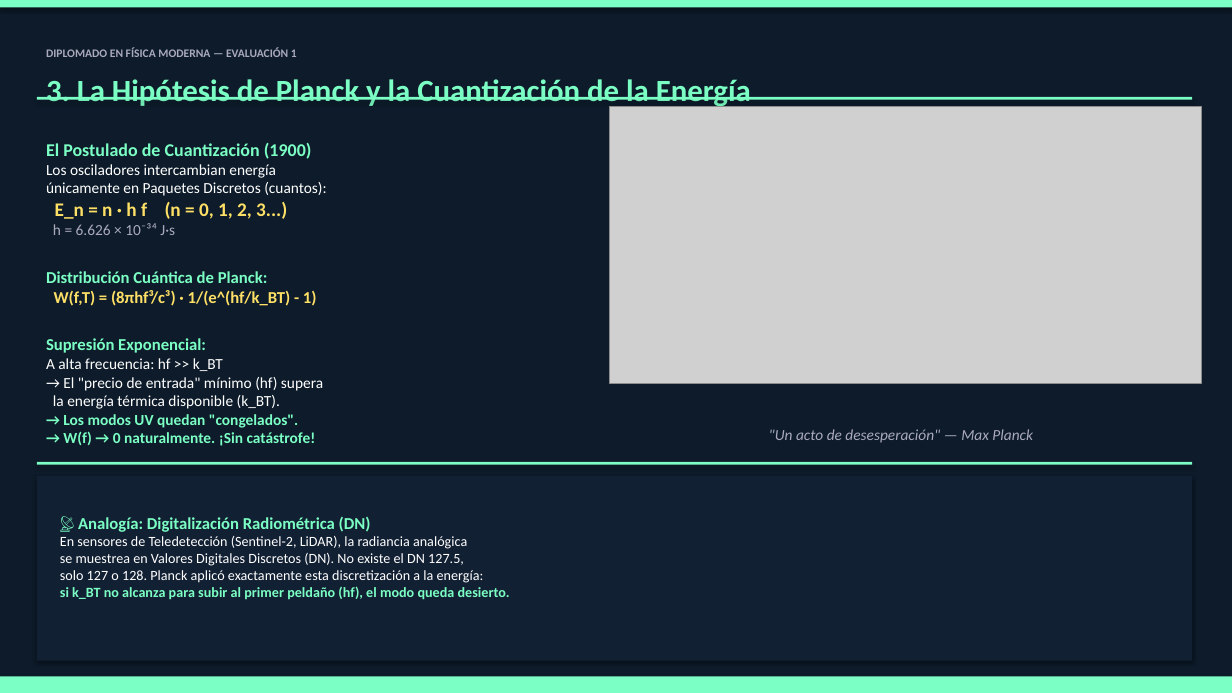
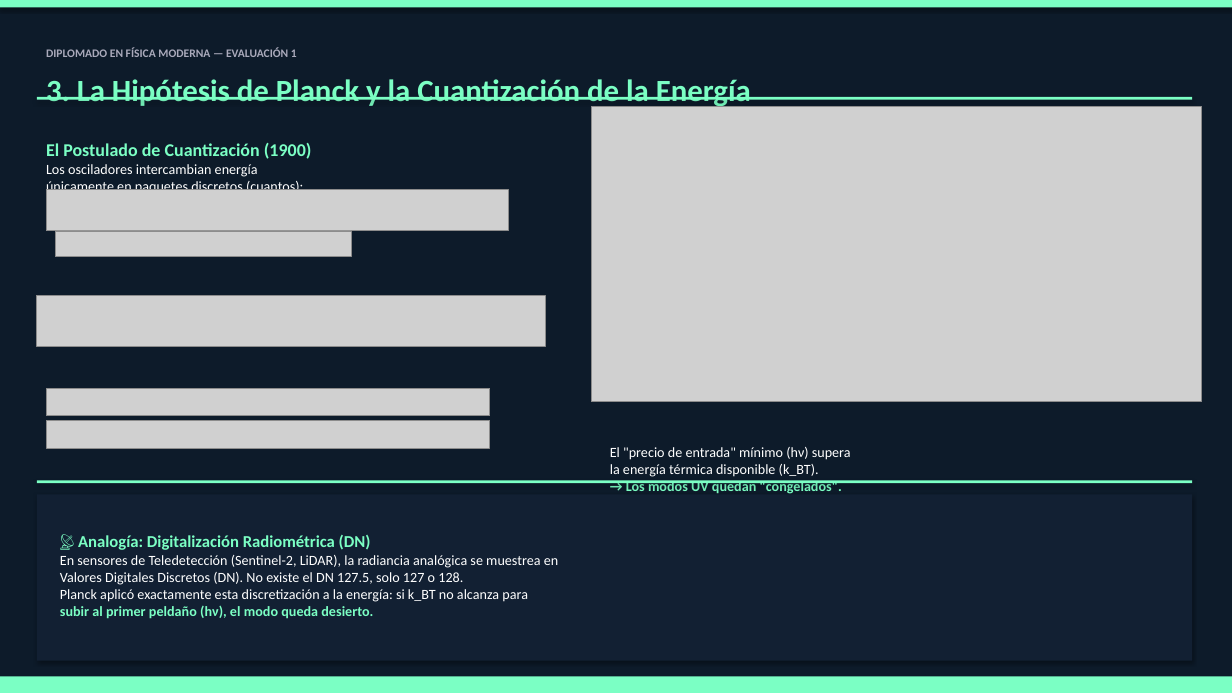
Before and after one commit to georaiser/DiplomadoFisicaModerna, a slide deck: slide 4 of 02_TeoriaCuanticaTemprana/Evaluacion/Evaluacion_1_Presentacion.pptx. Drawn at 1232x693 pixels with LibreOffice and Linux fonts; fonts in the diff are those of the drawing; grey boxes stand for pictures. Boxes give left, top, right and bottom in pixels: in the first picture for what was removed or moved away, otherwise in the second. Text is boxed around its words. In the diff, an @@ line names an element or a change of style, - is before the commit and + after.

```diff
--- a/02_TeoriaCuanticaTemprana/Evaluacion/Evaluacion_1_Presentacion.pptx
+++ b/02_TeoriaCuanticaTemprana/Evaluacion/Evaluacion_1_Presentacion.pptx
@@ picture: place and size @@
-picture at bbox=[610, 106, 1202, 384]
+picture at bbox=[592, 106, 1202, 402]
@@ text at bbox=[46, 179, 303, 195]: text changed; size 12 to 11 pt; bold off @@
-únicamente en Paquetes Discretos (cuantos):
-E_n = n · h f (n = 0, 1, 2, 3...)
-h = 6.626 × 10⁻³⁴ J·s
-Distribución Cuántica de Planck:
-W(f,T) = (8πhf³/c³) · 1/(e^(hf/k_BT) - 1)
-Supresión Exponencial:
-A alta frecuencia: hf >> k_BT
-→ El "precio de entrada" mínimo (hf) supera
-la energía térmica disponible (k_BT).
-→ Los modos UV quedan "congelados".
-→ W(f) → 0 naturalmente. ¡Sin catástrofe!
+únicamente en paquetes discretos (cuantos):
@@ text at bbox=[46, 164, 258, 177]: size 12 to 11 pt in "Los osciladores intercambian energía" @@
@@ picture added at bbox=[46, 189, 508, 231] @@
@@ picture added at bbox=[55, 231, 351, 257] @@
@@ picture added at bbox=[37, 296, 545, 347] @@
@@ picture added at bbox=[46, 388, 490, 416] @@
@@ text added at bbox=[46, 395, 114, 413], 13 pt, text #7BFFC4, bold @@
+Supresión Exponencial:
@@ text "El "precio de entrada" mínimo ...": place and size @@
-text "El "precio de entrada" mínimo ..." at bbox=[769, 429, 1033, 443]
+text "El "precio de entrada" mínimo ..." at bbox=[610, 447, 851, 495]
@@ text "El "precio de entrada" mínimo ..." at bbox=[610, 447, 851, 495]: size 12 to 10 pt in ""Un acto de desesperación" — Max Planck"; alignment centre to left @@
@@ picture added at bbox=[46, 421, 490, 448] @@
@@ text at bbox=[610, 447, 851, 495]: paragraphs added @@
+El "precio de entrada" mínimo (hν) supera
+la energía térmica disponible (k_BT).
+→ Los modos UV quedan "congelados".
@@ rectangle: place and size @@
-rectangle at bbox=[37, 476, 1192, 661]
+rectangle at bbox=[37, 494, 1192, 661]
@@ rectangle: place and size @@
-rectangle at bbox=[37, 462, 1192, 465]
+rectangle at bbox=[37, 481, 1192, 483]
@@ text "📡 Analogía: Digitalización Radiométrica (DN)": place and size @@
-text "📡 Analogía: Digitalización Radiométrica (DN)" at bbox=[60, 517, 510, 600]
+text "📡 Analogía: Digitalización Radiométrica (DN)" at bbox=[60, 535, 558, 619]
@@ text at bbox=[60, 555, 558, 619]: text changed @@
-En sensores de Teledetección (Sentinel-2, LiDAR), la radiancia analógica
-se muestrea en Valores Digitales Discretos (DN). No existe el DN 127.5,
-solo 127 o 128. Planck aplicó exactamente esta discretización a la energía:
-si k_BT no alcanza para subir al primer peldaño (hf), el modo queda desierto.
+En sensores de Teledetección (Sentinel-2, LiDAR), la radiancia analógica se muestrea en
+Valores Digitales Discretos (DN). No existe el DN 127.5, solo 127 o 128.
+Planck aplicó exactamente esta discretización a la energía: si k_BT no alcanza para
+subir al primer peldaño (hν), el modo queda desierto.
@@ text added at bbox=[60, 555, 145, 599], 13 pt, text #7BFFC4, bold @@
+Distribución Cuántica de Planck:
```
Also in this commit, not shown: 4 other slides changed, 7 other files.
